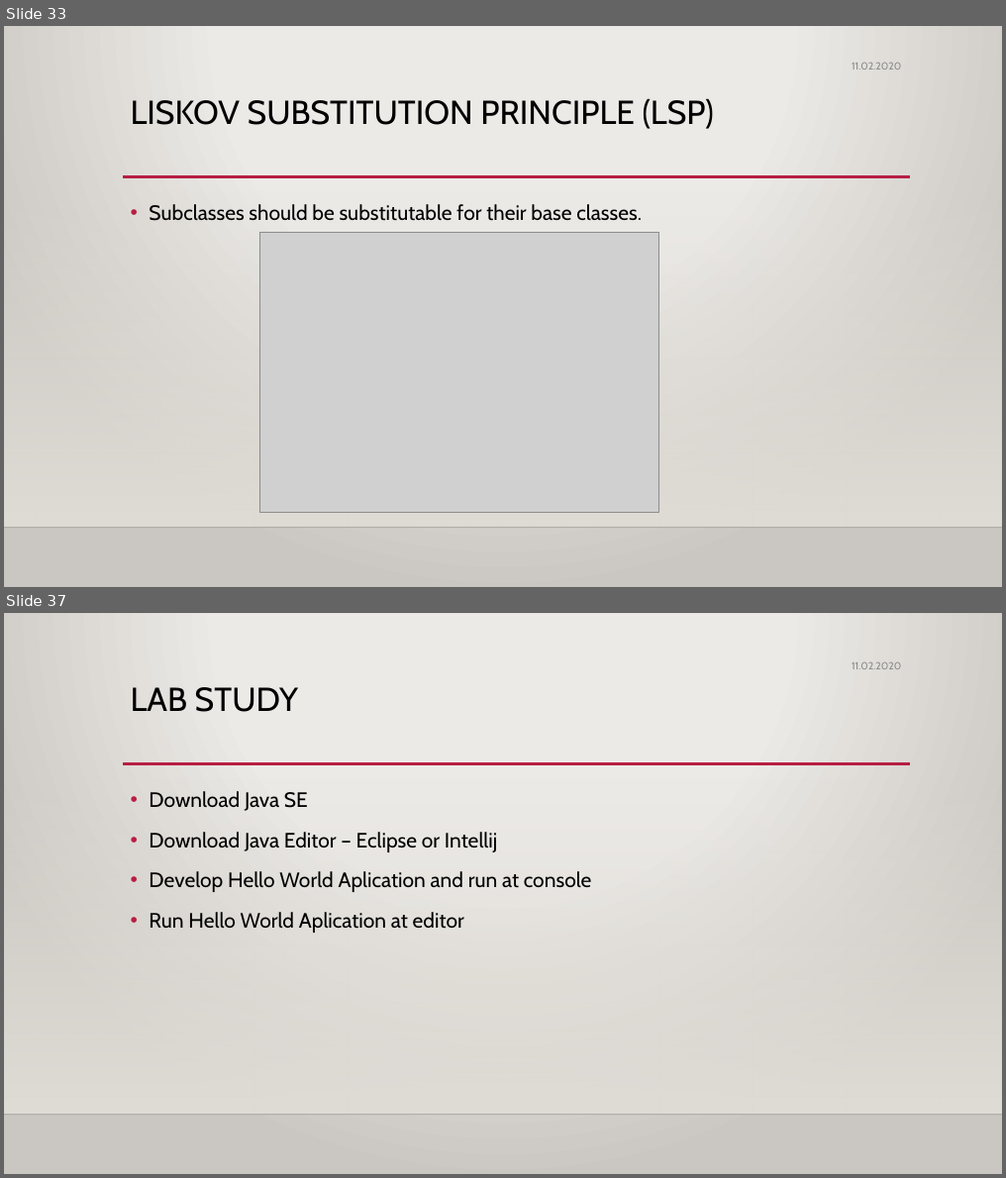
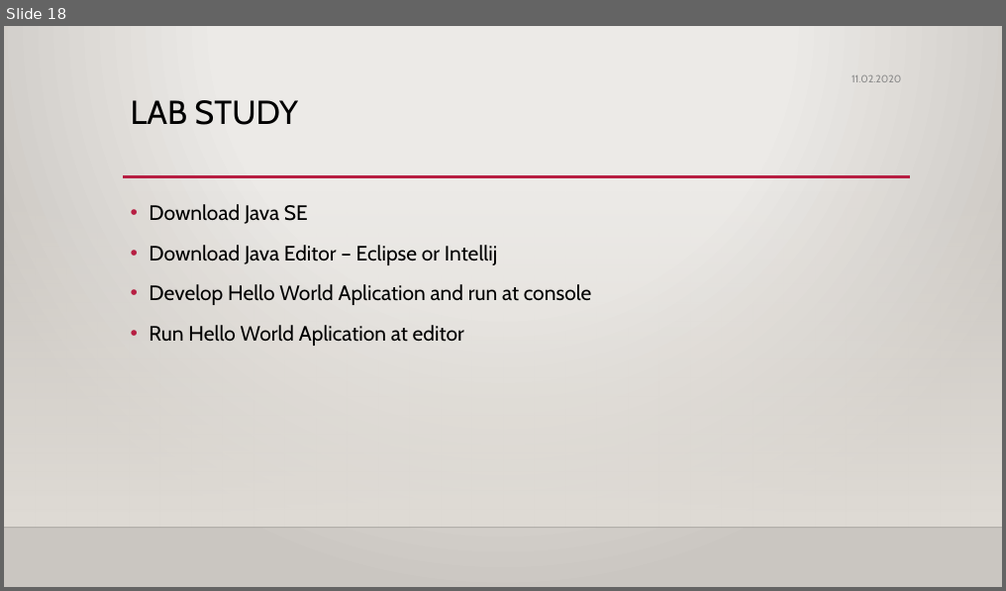
Before and after one commit to handanyarici/Medipol_OOP_2020, a slide deck: 1- OOP Giris/w1_OOP_2020.pptx. Shown one above the other, each under a label of ours: slides 33 and 37 before the commit, slide 18 after it; the slides between them are not shown. The pictures are 1006x1178 and 1006x591 pixels, drawn with LibreOffice and Linux fonts; fonts in the diff are those of the drawing; grey boxes stand for pictures; background and template pictures are left out. Boxes give left, top, right and bottom in pixels: in the first picture for what was removed or moved away, otherwise in the second. Text is boxed around its words. In the diff, an @@ line names an element or a change of style, - is before the commit and + after.

```diff
--- a/1- OOP Giris/w1_OOP_2020.pptx
+++ b/1- OOP Giris/w1_OOP_2020.pptx
@@ slide 33 removed at (x1=4, y1=26, x2=1002, y2=587), background gradient #ECEAE7 to #CAC7C1; not listed: 3 template elements that a slide beside it also shows @@
@@ text removed at (x1=851, y1=63, x2=901, y2=70) @@
-11.02.2020
@@ title removed at (x1=131, y1=98, x2=714, y2=129) @@
-LISKOV SUBSTITUTION PRINCIPLE (LSP)
@@ text removed at (x1=149, y1=204, x2=642, y2=221) @@
-• Subclasses should be substitutable for their base classes.
@@ picture removed at (x1=259, y1=233, x2=658, y2=513) @@
@@ what was slide 37 is now slide 18 @@
```
Also in this commit, not shown: 18 other slides removed.
